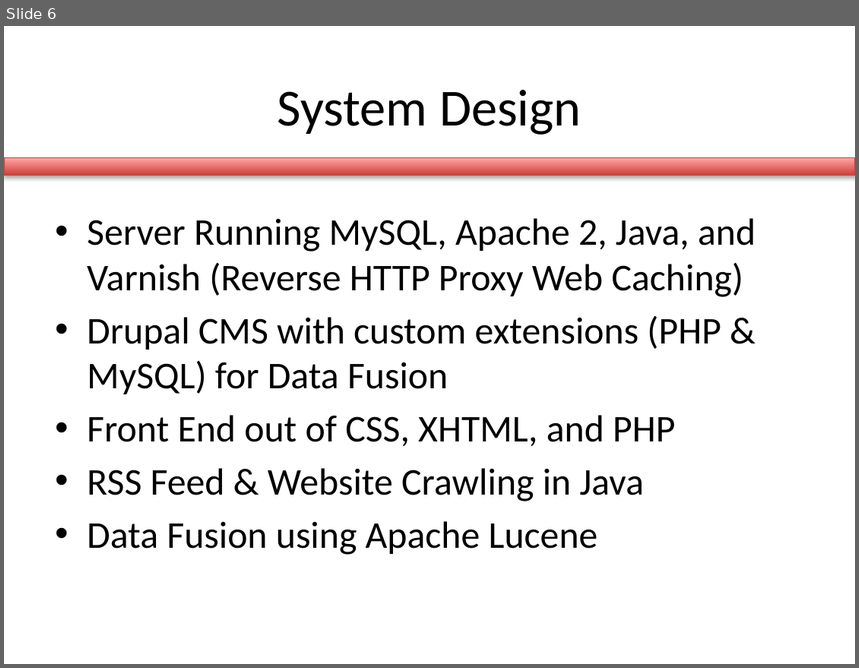
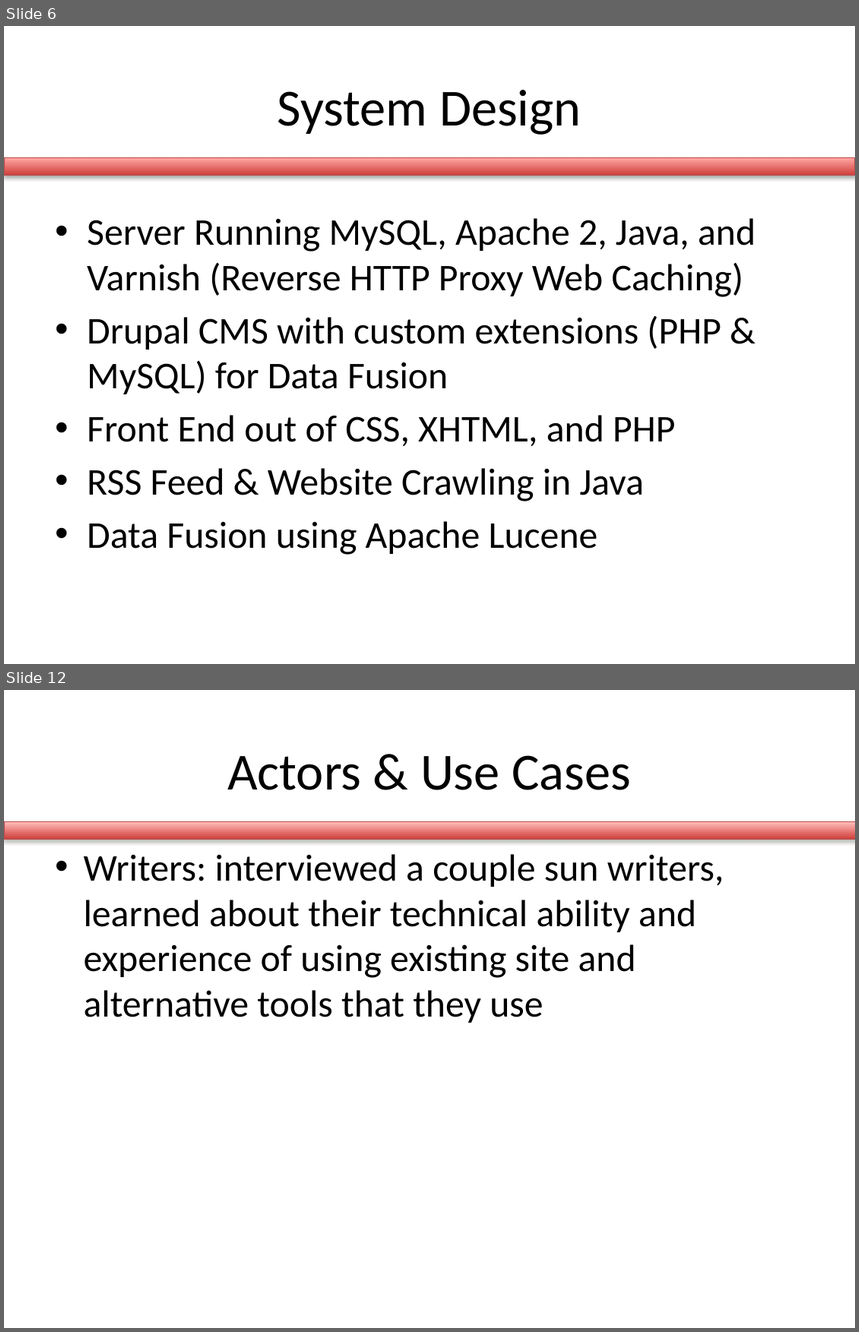
Before and after one commit to briantoth/Sun-in-the-City, a slide deck: se_process/milestone1/milestone1.pptx. Shown one above the other, each under a label of ours: slide 6 before the commit, slides 6 and 12 after it; the slides between them are not shown. The pictures are 859x668 and 859x1332 pixels, drawn with LibreOffice and Linux fonts; fonts in the diff are those of the drawing. Boxes give left, top, right and bottom in pixels: in the first picture for what was removed or moved away, otherwise in the second. Text is boxed around its words. In the diff, an @@ line names an element or a change of style, - is before the commit and + after.

```diff
--- a/se_process/milestone1/milestone1.pptx
+++ b/se_process/milestone1/milestone1.pptx
@@ slide 12 added at [4,690,855,1328], background #FFFFFF; not listed: 1 template element that a slide beside it also shows @@
@@ title added at [227,755,631,790], 44 pt, text #000000 @@
+Actors & Use Cases
@@ rectangle added at [4,822,855,839], fill gradient #FFBFBD to #D13F3B, outline #BE4B48 0.75 pt @@
@@ text added at [84,854,724,1023], 32 pt, text #000000 @@
+• Writers: interviewed a couple sun writers, learned about their technical ability and experience of using existing site and alternative tools that they use
```
Also in this commit, not shown: 7 slides changed, 4 other slides added, 2 slides removed.
